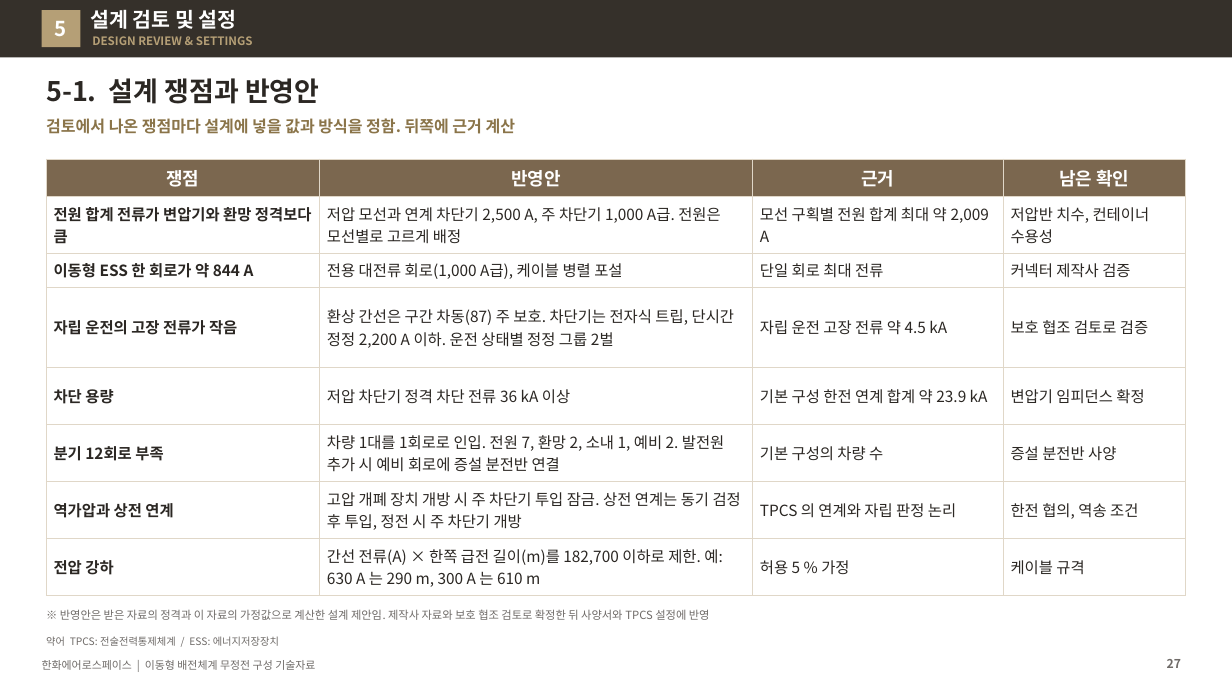
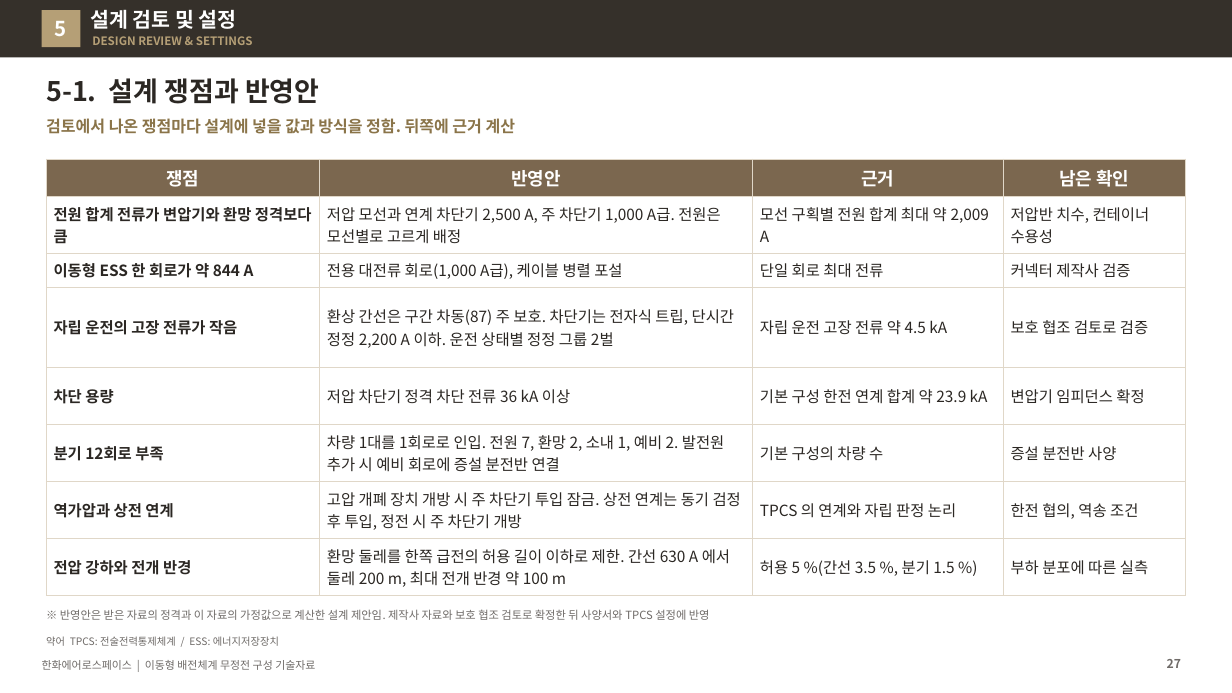
Before and after one commit to byunjd112-hue/headroom, a slide deck: slide 27 of mobile_ems/docs/out/IFPS_이동형배전체계_무정전구성_기술자료_Rev72.pptx. Drawn at 1232x693 pixels with LibreOffice and Linux fonts; fonts in the diff are those of the drawing. Boxes give left, top, right and bottom in pixels: in the first picture for what was removed or moved away, otherwise in the second. Text is boxed around its words. In the diff, an @@ line names an element or a change of style, - is before the commit and + after.

```diff
--- a/mobile_ems/docs/out/IFPS_이동형배전체계_무정전구성_기술자료_Rev72.pptx
+++ b/mobile_ems/docs/out/IFPS_이동형배전체계_무정전구성_기술자료_Rev72.pptx
@@ table at (x1=46, y1=159, x2=1186, y2=591) @@
-row 8: 전압 강하 | 간선 전류(A) × 한쪽 급전 길이(m)를 182,700 이하로 제한. 예: 630 A 는 290 m, 300 A 는 610 m | 허용 5 % 가정 | 케이블 규격
+row 8: 전압 강하와 전개 반경 | 환망 둘레를 한쪽 급전의 허용 길이 이하로 제한. 간선 630 A 에서 둘레 200 m, 최대 전개 반경 약 100 m | 허용 5 %(간선 3.5 %, 분기 1.5 %) | 부하 분포에 따른 실측
```
Also in this commit, not shown: 16 other slides changed, 2 slides added, 4 other files.
